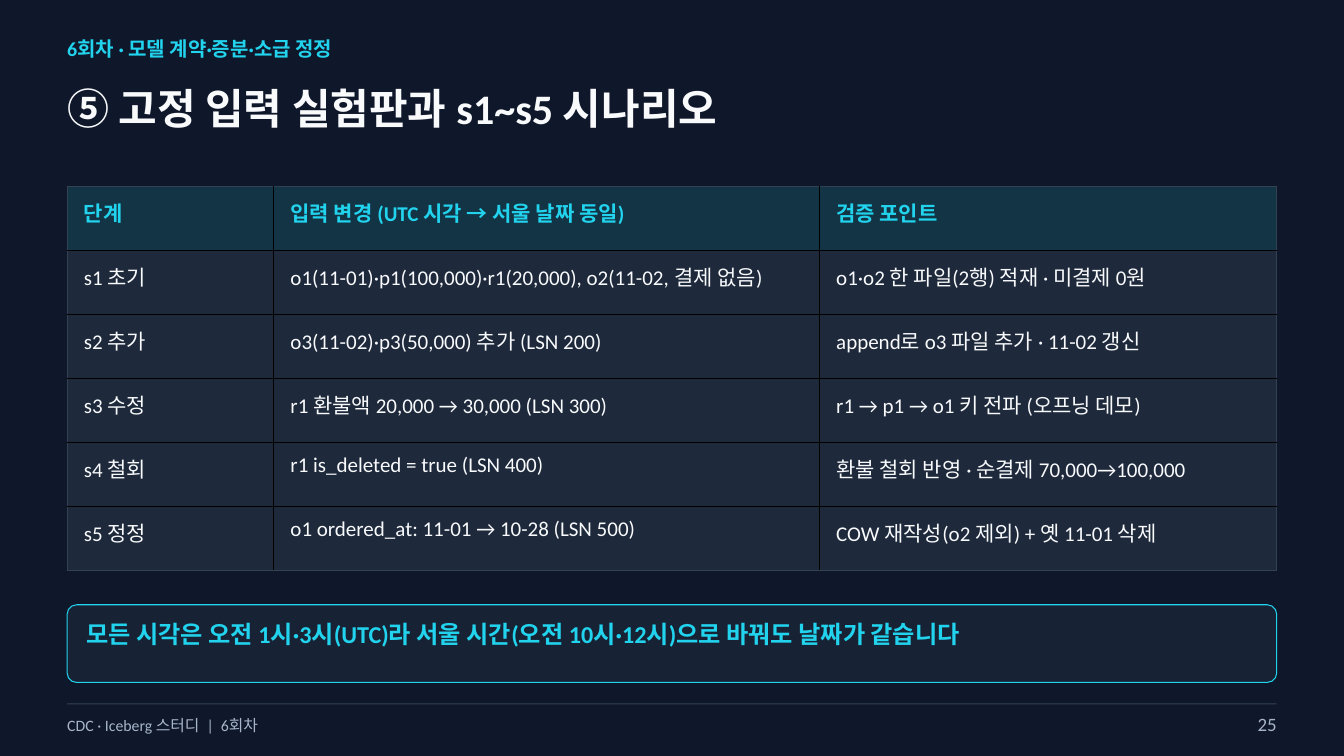
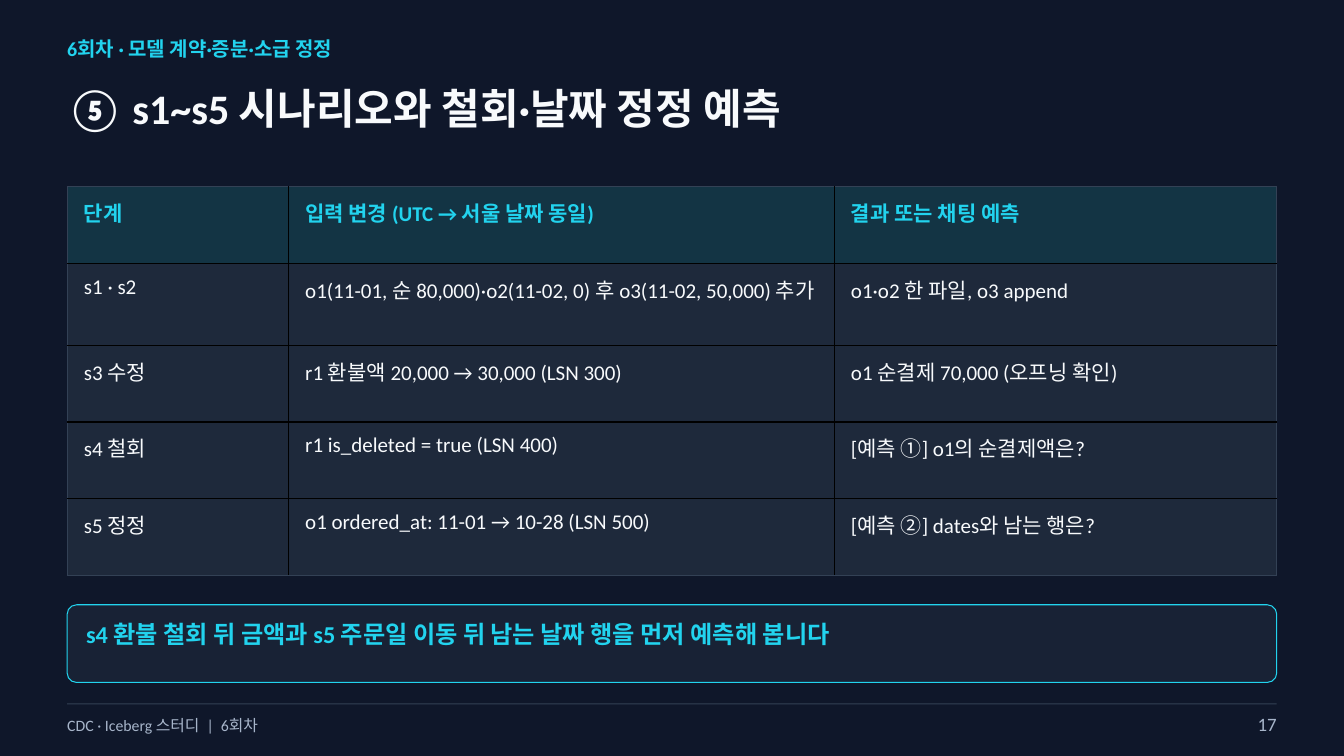
Before and after one commit to kim-dabin/cdc-lakehouse-study, a slide deck: slide 17 of labs/session06/slides/06-session06-student.pptx (slide 25 before the commit). Drawn at 1344x756 pixels with LibreOffice and Linux fonts; fonts in the diff are those of the drawing. Boxes give left, top, right and bottom in pixels: in the first picture for what was removed or moved away, otherwise in the second. Text is boxed around its words. In the diff, an @@ line names an element or a change of style, - is before the commit and + after.

```diff
--- a/labs/session06/slides/06-session06-student.pptx
+++ b/labs/session06/slides/06-session06-student.pptx
@@ text at (67,88,781,132): text changed @@
-⑤ 고정 입력 실험판과 s1~s5 시나리오
+⑤ s1~s5 시나리오와 철회·날짜 정정 예측
@@ table at (68,187,1277,570) @@
-row 1: 단계 | 입력 변경 (UTC 시각 → 서울 날짜 동일) | 검증 포인트
-row 2: s1 초기 | o1(11-01)·p1(100,000)·r1(20,000), o2(11-02, 결제 없음) | o1·o2 한 파일(2행) 적재 · 미결제 0원
-row 3: s2 추가 | o3(11-02)·p3(50,000) 추가 (LSN 200) | append로 o3 파일 추가 · 11-02 갱신
-row 4: s3 수정 | r1 환불액 20,000 → 30,000 (LSN 300) | r1 → p1 → o1 키 전파 (오프닝 데모)
-row 5: s4 철회 | r1 is_deleted = true (LSN 400) | 환불 철회 반영 · 순결제 70,000→100,000
-row 6: s5 정정 | o1 ordered_at: 11-01 → 10-28 (LSN 500) | COW 재작성(o2 제외) + 옛 11-01 삭제
+row 1: 단계 | 입력 변경 (UTC → 서울 날짜 동일) | 결과 또는 채팅 예측
+row 2: s1 · s2 | o1(11-01, 순 80,000)·o2(11-02, 0) 후 o3(11-02, 50,000) 추가 | o1·o2 한 파일, o3 append
+row 3: s3 수정 | r1 환불액 20,000 → 30,000 (LSN 300) | o1 순결제 70,000 (오프닝 확인)
+row 4: s4 철회 | r1 is_deleted = true (LSN 400) | [예측 ①] o1의 순결제액은?
+row 5: s5 정정 | o1 ordered_at: 11-01 → 10-28 (LSN 500) | [예측 ②] dates와 남는 행은?
@@ text at (86,622,830,645): text changed @@
-모든 시각은 오전 1시·3시(UTC)라 서울 시간(오전 10시·12시)으로 바꿔도 날짜가 같습니다
+s4 환불 철회 뒤 금액과 s5 주문일 이동 뒤 남는 날짜 행을 먼저 예측해 봅니다
@@ text at (1258,719,1277,731): text changed @@
-25
+17
```
Also in this commit, not shown: 20 other slides changed, 11 slides removed, 3 other files.
